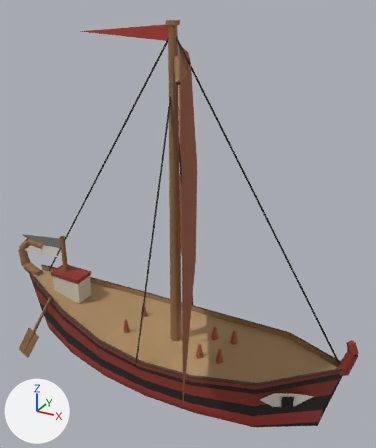
The glTF model public/harbour/kit/hull_eur_greek_boat.glb as it was, and as the next commit left it.
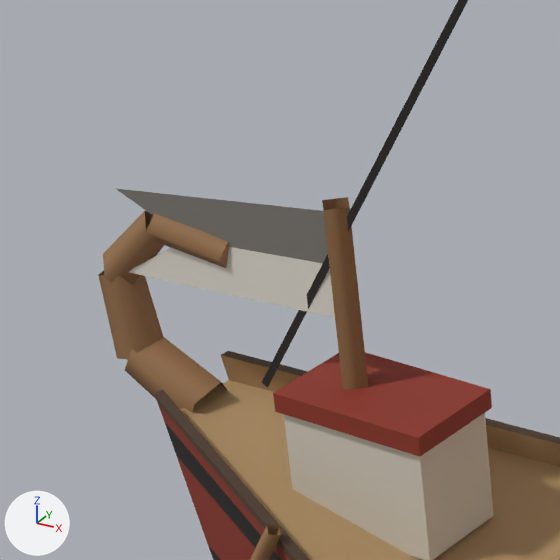
Each version is shown whole from a camera (50 mm lens) standing at (4.89, -8.02, 7.5) and looking at (0.29, 0.34, 3.32), then close up on the part from 0% to 28% of the width and 44% to 68% of the height. The axes (+X, +Y, +Z) are drawn at lower left. The lights are the same throughout. The older version's two pictures come first. Where no turn or scale is listed for an object, it has been applied to the vertices. Vertices at exactly the same position are counted once.

Names of what the first close-up shows: 'deck', 'flag', 'hull', 'mast', 'rigging'.
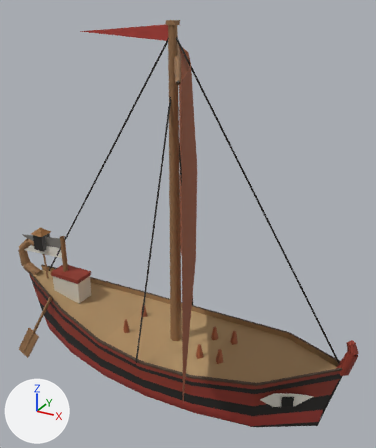
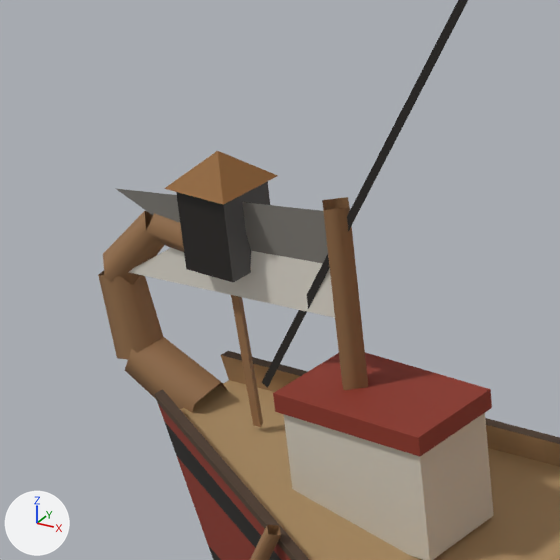
Where the newer file only moved an object's origin or applied its transform, the numbers keep the older frame.

What differs and where, as boxes [x1, y1, x2, y2] in the close-ups (560 x 560 px):
```json
{"object": "deck", "change": "reshaped", "before": [250, 352, 494, 560], "after": [164, 151, 494, 560]}
{"object": "stern_lantern_glass", "change": "added", "after": [176, 181, 270, 282]}
{"part": 1, "of": "me_deck_002", "change": "added", "after": [231, 295, 263, 427]}
{"part": 2, "of": "me_deck_002", "change": "added", "after": [164, 151, 278, 205]}
```

Scene script edits in JSON lines:
```json
{"op": "add", "block": "mat_hb_emissive", "code": ["mat_hb_emissive = bpy.data.materials.new('hb_emissive')", "# nodes: BsdfPrincipled, Mix, OutputMaterial, VertexColor", "# colours: white #e7e7e7, mixed with the vertex colours"]}
{"block": "me_deck_002", "where": "# used by ob_deck; location = (-1.19, 0.0, 0.487)"}
{"block": "me_deck_002", "where": "# verts and faces of me_deck_002; kept vertices keep their numbers, new ones are numbered from 96"}
{"op": "remove", "block": "me_deck_002", "code": "me_deck_002.from_pydata(...)  # 96 vertices, 132 faces; spans x -2.67..2.67, y -0.8..0.8, z -1.14..1.14"}
{"op": "add", "block": "me_deck_002", "code": "me_deck_002.from_pydata(...)  # 111 vertices, 144 faces; spans x -2.67..2.67, y -0.8..0.8, z -1.14..2.1"}
{"block": "me_deck_002", "change": "me_deck_002 part 1"}
{"op": "add", "block": "me_deck_002", "code": "verts[96] = (-2.19, 0.03, 0.77)  # pixel (263, 422)"}
{"op": "add", "block": "me_deck_002", "code": "verts[97] = (-2.21, -0.01, 0.76)  # pixel (253, 425)"}
{"op": "add", "block": "me_deck_002", "code": "verts[98] = (-2.25, -0.01, 1.56)"}
{"op": "add", "block": "me_deck_002", "code": "verts[99] = (-2.23, 0.03, 1.56)"}
{"op": "add", "block": "me_deck_002", "code": "verts[100] = (-2.16, -0.01, 0.77)  # pixel (260, 427)"}
{"op": "add", "block": "me_deck_002", "code": "verts[101] = (-2.21, -0.01, 1.56)"}
{"op": "add", "block": "me_deck_002", "code": "verts[107] = (-2.37, -0.13, 1.56)  # pixel (186, 269)"}
{"op": "add", "block": "me_deck_002", "code": "verts[108] = (-2.37, 0.13, 1.56)"}
{"op": "add", "block": "me_deck_002", "code": "verts[109] = (-2.1, 0.13, 1.56)"}
{"op": "add", "block": "me_deck_002", "code": "verts[110] = (-2.1, -0.13, 1.56)  # pixel (233, 282)"}
{"op": "add", "block": "me_deck_002", "code": "faces += [(96, 97, 98), (96, 98, 99), (97, 100, 101), (97, 101, 98), (96, 99, 100), (99, 101, 100)]"}
{"op": "add", "block": "me_deck_002", "code": "faces += [(107, 108, 109), (107, 109, 110)]"}
{"block": "me_deck_002", "change": "me_deck_002 part 2"}
{"op": "add", "block": "me_deck_002", "code": "verts[102] = (-2.4, -0.17, 1.95)  # pixel (164, 188)"}
{"op": "add", "block": "me_deck_002", "code": "verts[103] = (-2.06, -0.17, 1.95)  # pixel (223, 204)"}
{"op": "add", "block": "me_deck_002", "code": "verts[104] = (-2.23, 0.0, 2.1)  # pixel (217, 150)"}
{"op": "add", "block": "me_deck_002", "code": "verts[105] = (-2.06, 0.17, 1.95)  # pixel (278, 175)"}
{"op": "add", "block": "me_deck_002", "code": "verts[106] = (-2.4, 0.17, 1.95)"}
{"op": "add", "block": "me_deck_002", "code": "faces += [(102, 103, 104), (103, 105, 104), (104, 105, 106), (102, 104, 106)]"}
{"op": "add", "block": "me_stern_lantern_glass_002", "code": ["me_stern_lantern_glass_002 = bpy.data.meshes.new('stern_lantern_glass.002')", "me_stern_lantern_glass_002.from_pydata(...)  # 8 vertices, 8 faces; spans x -0.135..0.135, y -0.135..0.135, z -0.196..0.196", "me_stern_lantern_glass_002.materials.append(mat_hb_emissive)"]}
{"op": "add", "block": "ob_stern_lantern_glass", "code": ["ob_stern_lantern_glass = bpy.data.objects.new('stern_lantern_glass', me_stern_lantern_glass_002)", "ob_stern_lantern_glass.location = (-3.42, 0.0, 2.241)"]}
```
